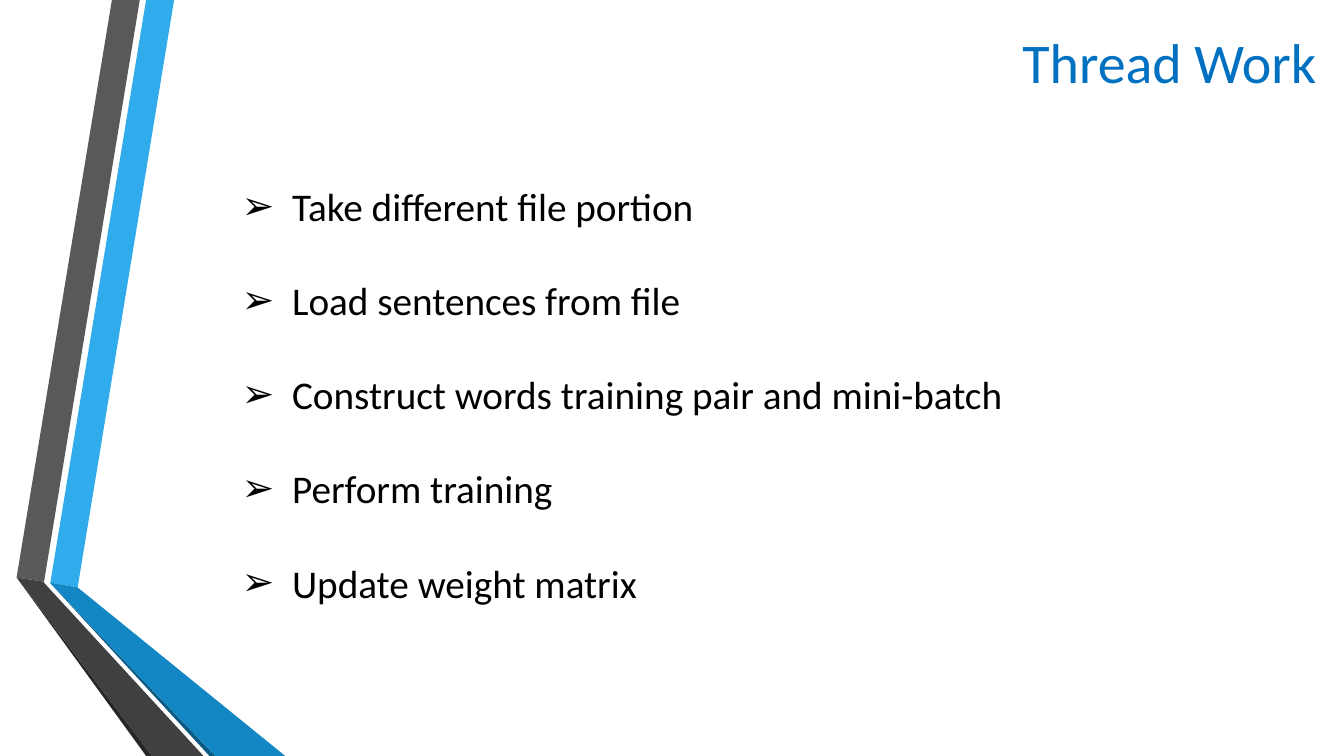
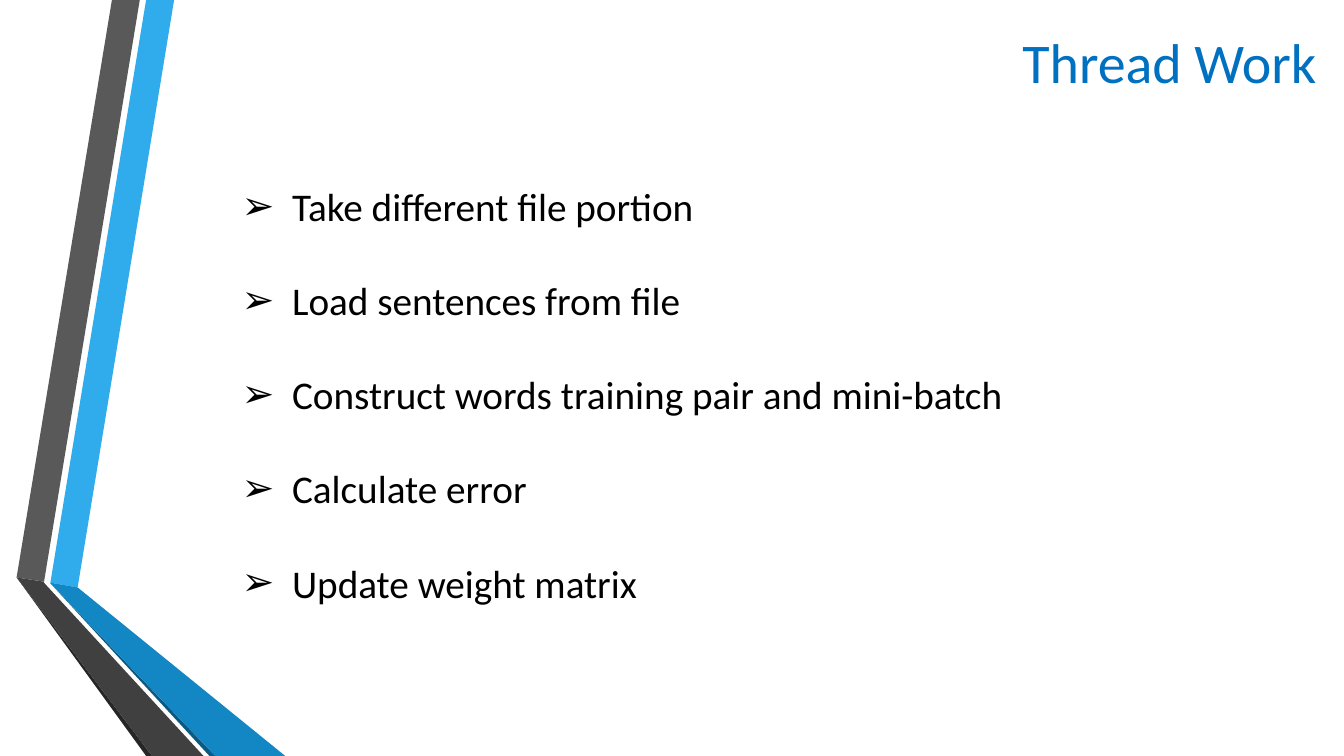
Before and after one commit to marioZYN/AAPP, a slide deck: slide 12 of presentation.pptx (slide 11 before the commit). Drawn at 1344x756 pixels with LibreOffice and Linux fonts; fonts in the diff are those of the drawing; background and template pictures are left out. Boxes give left, top, right and bottom in pixels: in the first picture for what was removed or moved away, otherwise in the second. Text is boxed around its words. In the diff, an @@ line names an element or a change of style, - is before the commit and + after.

```diff
--- a/presentation.pptx
+++ b/presentation.pptx
@@ text at (x1=292, y1=475, x2=526, y2=504): text changed @@
-➢ Perform training
+➢ Calculate error
```
Also in this commit, not shown: 2 other slides changed, 1 slide added.
